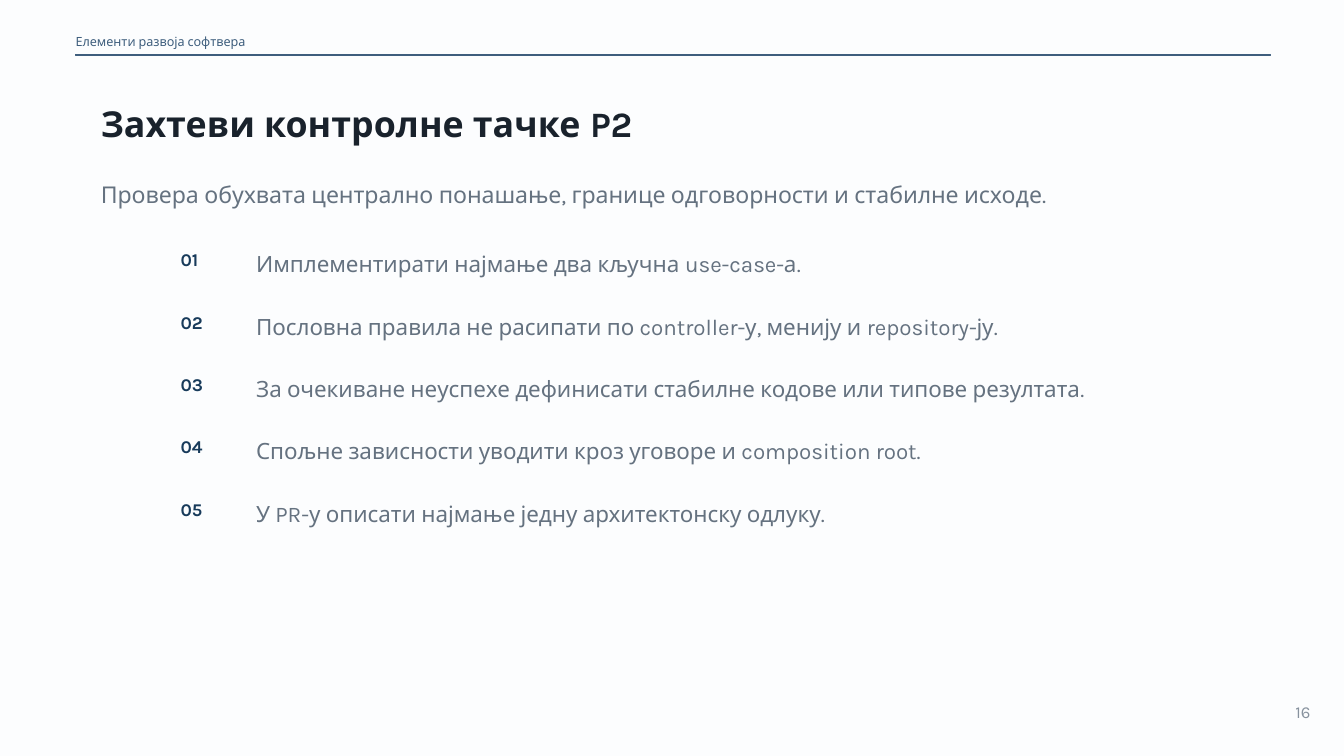
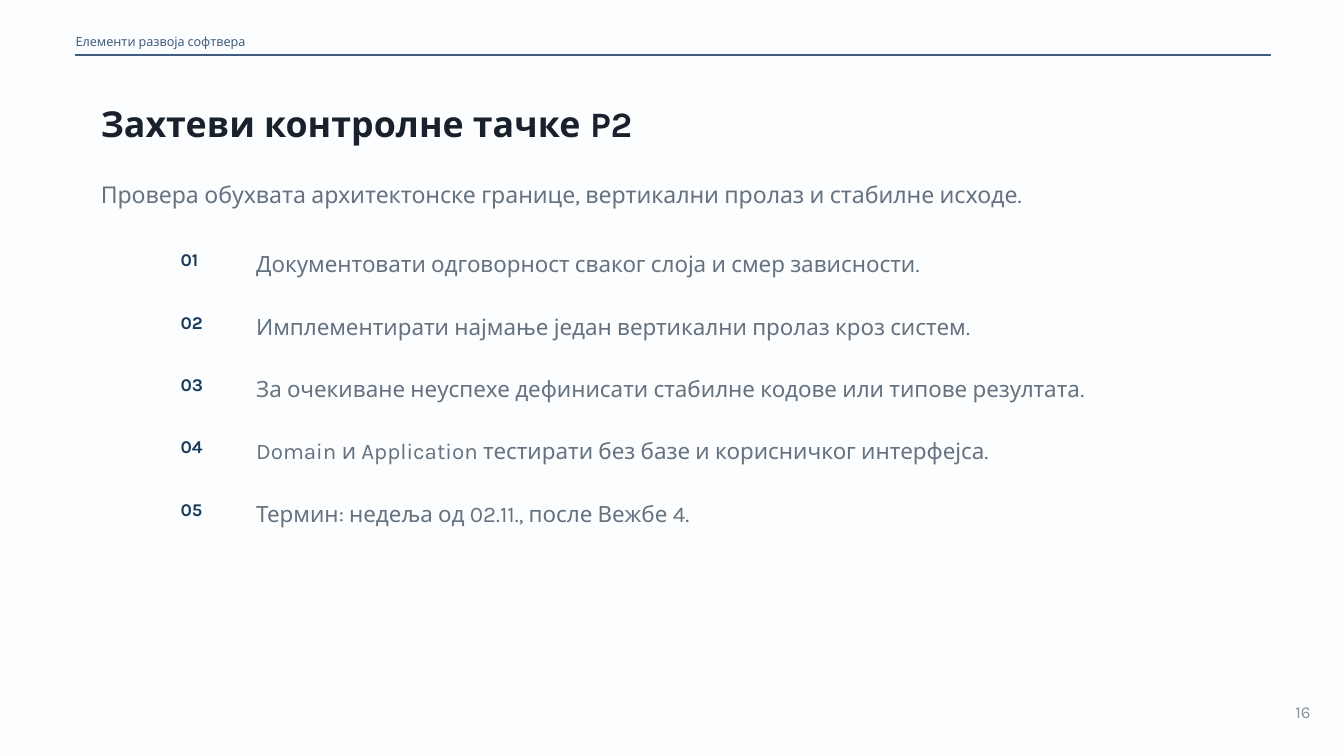
Before and after one commit to owlCoder/ftn-nastavni-materijali, a slide deck: slide 16 of 01 Elementi Razvoja Softvera/02 Prezentacije/PPTX/03_Poslovna_logika_i_use_case.pptx. Drawn at 1344x756 pixels with LibreOffice and Linux fonts; fonts in the diff are those of the drawing. Boxes give left, top, right and bottom in pixels: in the first picture for what was removed or moved away, otherwise in the second. Text is boxed around its words. In the diff, an @@ line names an element or a change of style, - is before the commit and + after.

```diff
--- a/01 Elementi Razvoja Softvera/02 Prezentacije/PPTX/03_Poslovna_logika_i_use_case.pptx
+++ b/01 Elementi Razvoja Softvera/02 Prezentacije/PPTX/03_Poslovna_logika_i_use_case.pptx
@@ text at [101,185,1018,209]: text changed @@
-Провера обухвата централно понашање, границе одговорности и стабилне исходе.
+Провера обухвата архитектонске границе, вертикални пролаз и стабилне исходе.
@@ text at [256,255,915,278]: text changed @@
-Имплементирати најмање два кључна use-case-а.
+Документовати одговорност сваког слоја и смер зависности.
@@ text at [256,318,966,340]: text changed @@
-Пословна правила не расипати по controller-у, менију и repository-ју.
+Имплементирати најмање један вертикални пролаз кроз систем.
@@ text at [256,442,984,465]: text changed @@
-Спољне зависности уводити кроз уговоре и composition root.
+Domain и Application тестирати без базе и корисничког интерфејса.
@@ text at [256,505,689,528]: text changed @@
-У PR-у описати најмање једну архитектонску одлуку.
+Термин: недеља од 02.11., после Вежбе 4.
```
Also in this commit, not shown: 1 other slide changed, 11 other files.
